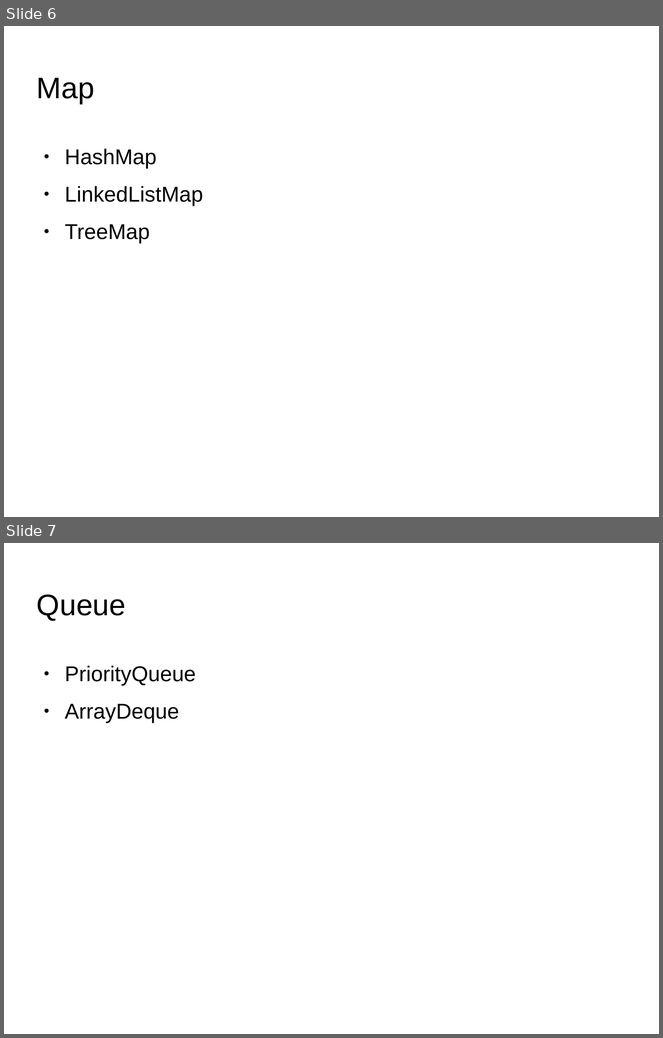
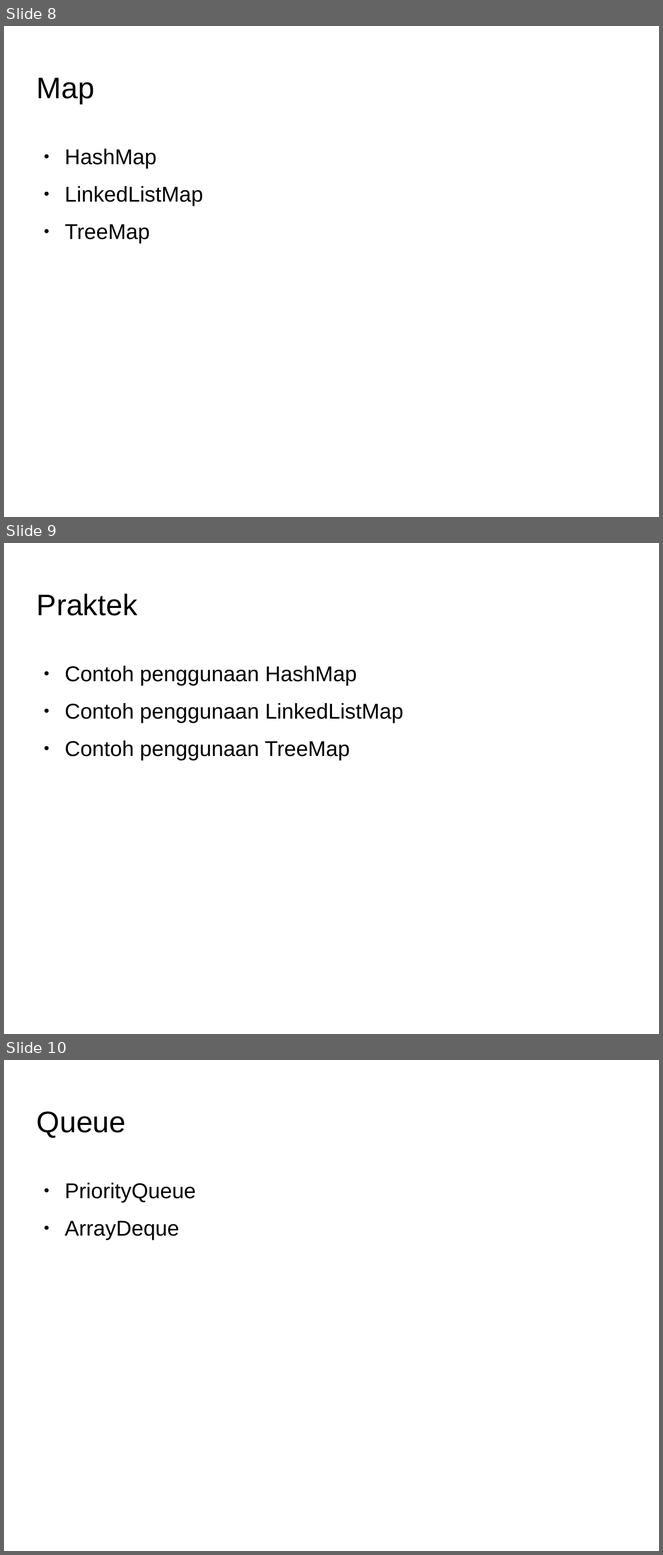
Before and after one commit to Dickyfathur7/pemrograman-komputer-2, a slide deck: 01-collection/slide-collection.odp. Shown one above the other, each under a label of ours: slides 6 and 7 before the commit, slides 8, 9 and 10 after it. The pictures are 663x1038 and 663x1555 pixels, drawn with LibreOffice and Linux fonts; fonts in the diff are those of the drawing; background and template pictures are left out. Boxes give left, top, right and bottom in pixels: in the first picture for what was removed or moved away, otherwise in the second. Text is boxed around its words. In the diff, an @@ line names an element or a change of style, - is before the commit and + after.

```diff
--- a/01-collection/slide-collection.odp
+++ b/01-collection/slide-collection.odp
@@ slide 9 added at [4,543,659,1034], background picture (left out) @@
@@ title added at [37,593,138,616], 36 pt, text #000000 @@
+Praktek
@@ text added at [65,666,403,760], 26 pt, text #000000 @@
+● Contoh penggunaan HashMap
+● Contoh penggunaan LinkedListMap
+● Contoh penggunaan TreeMap
@@ what was slide 6 is now slide 8 @@
@@ what was slide 7 is now slide 10 @@
```
Also in this commit, not shown: 5 other slides added, 2 other files.
